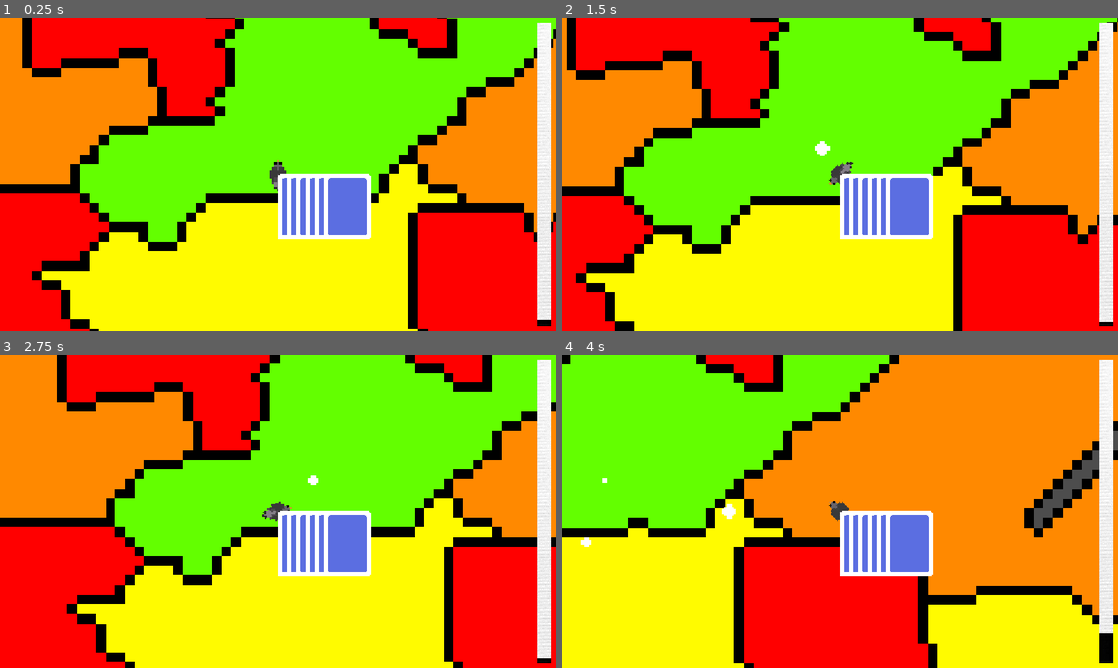
Above: before the commit, frames 1-4 (two rows, left to right).
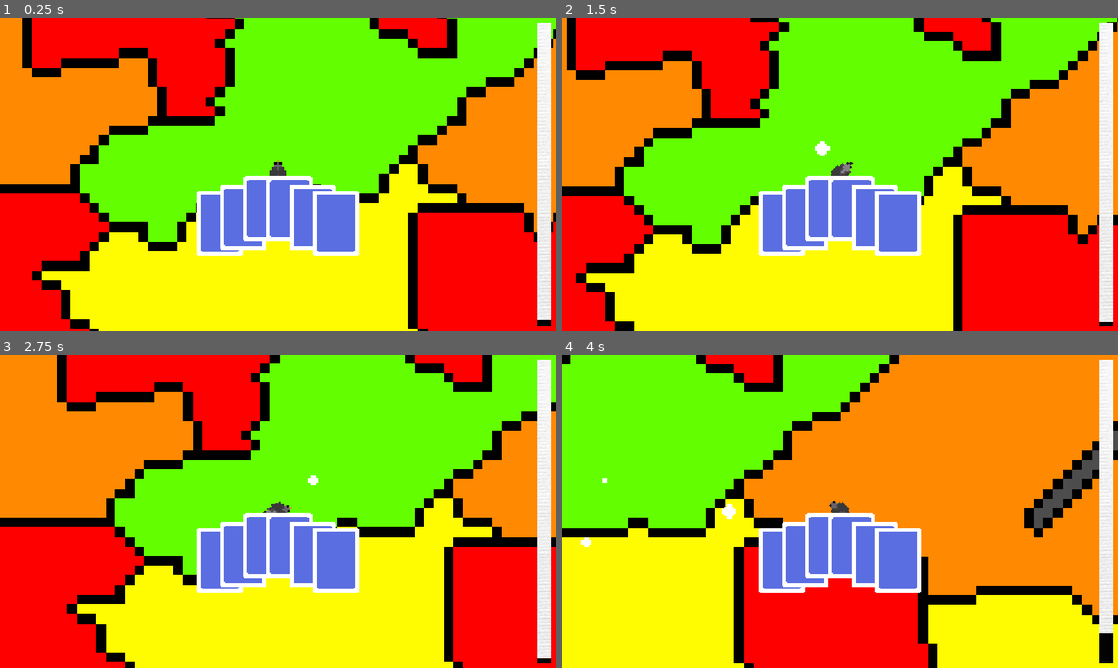
Above: after the commit, the same moments.

Repository: errorcodezero/horizons-nexus
Game: Godot game, scene res://scenes/main.tscn
The game is run twice, just before and just after one commit, with the same random seed, the same clock (stepped at 60 frames per second) and the same inputs.
Inputs (mouse positions are in pixels of both pictures, inside the frame that each line leads up to):
- Up to frame 1 (0.25 s): no input
- Up to frame 2 (1.5 s): move the mouse to (962, 158) at 0.52 s; hold D (Turn Right) 0.53-1.28 s; hold Space (Action) 0.53-1.28 s; move the mouse to (728, 190) at 1.27 s; hold S (Slow Down) from 1.28 s (still down); click (728, 190) at 1.35 s
- Up to frame 3 (2.75 s): move the mouse to (333, 442) at 2.02 s; release S (Slow Down) at 2.03 s; hold D (Turn Right) from 2.03 s (still down); hold Space (Action) from 2.03 s (still down)
- Up to frame 4 (4 s): move the mouse to (812, 574) at 2.77 s; release D (Turn Right) at 2.78 s; release Space (Action) at 2.78 s; hold Up (Speed Up) 2.78-3.53 s; click (812, 574) at 2.85 s; move the mouse to (1006, 558) at 3.52 s; hold A (Turn Left) from 3.53 s (still down); hold Space (Action) from 3.53 s (still down)

The runs differ from the first frame. In frame 1, 5.9% of the frame differs, in the area x 35-67%, y 49-76%; in frame 2, 5.9%; in frame 3, 5.9%; in frame 4, 5.9%.

Commit message:
Centered Cards

Diff:
--- a/project.godot
+++ b/project.godot
@@ -57,8 +57,7 @@
 }
 "Left Click"={
 "deadzone": 0.2,
-"events": [Object(InputEventMouseButton,"resource_local_to_scene":false,"resource_name":"","device":-1,"window_id":0,"alt_pressed":false,"shift_pressed":false,"ctrl_pressed":false,"meta_pressed":false,"button_mask":1,"position":Vector2(309, 18),"global_position":Vector2(318, 66),"factor":1.0,"button_index":1,"canceled":false,"pressed":true,"double_click":false,"script":null)
-]
+"events": []
 }
 
 [physics]
--- a/scenes/cards/card_holder.gd
+++ b/scenes/cards/card_holder.gd
@@ -2,7 +2,7 @@
 
 @export var spacingCurve: Curve
 @export var liftCurve: Curve
-@export var cardsOverlap: float = 0.2
+@export var cardsOverlap: float = 0.5
 
 var basePosition = position
 var mousePressed: bool
@@ -16,8 +16,11 @@
 		return
 	for cardIndex: int in range(cardsSize):
 		var card: CardBody = cards[cardIndex]
+		var ratio: float = 0.5 if cardsSize == 1 else float(cardIndex) / float(cardsSize - 1)
+		var lift: float = liftCurve.sample(ratio)
+		var cardDimentions: Vector2 = card.size * card.scale
 		card.z_index = cardIndex
-		card.position = basePosition + Vector2(cardIndex * card.size.x * card.scale.x * cardsOverlap, 0)
+		card.position = basePosition + Vector2(cardIndex * cardDimentions.x * cardsOverlap, 0.175 - lift * cardDimentions.y / 4) - Vector2(cardDimentions.x + (cardsOverlap * cardDimentions.x * (cardsSize - 1)), 0) / 2
 
 func _input(event: InputEvent) -> void:
 	if event.is_action_pressed("Left Click"):
--- a/scenes/cards/card_holder.tscn
+++ b/scenes/cards/card_holder.tscn
@@ -9,8 +9,8 @@
 metadata/_snap_enabled = true
 
 [sub_resource type="Curve" id="Curve_507wa"]
-_limits = [-1.0, 0.01, 0.0, 1.0]
-_data = [Vector2(0, -1), 0.0, 0.0, 0, 0, Vector2(0.505, 0.01), 0.0, 0.0, 0, 0, Vector2(1, -1), 0.0, 0.0, 0, 0]
+_limits = [-1.0, 0.0, 0.0, 1.0]
+_data = [Vector2(0, -1), 0.0, 0.0, 0, 0, Vector2(0.5, 0), 0.0, 0.0, 0, 0, Vector2(1, -1), 0.0, 0.0, 0, 0]
 point_count = 3
 
 [node name="cardHolder" type="Control" unique_id=701951526]
Not shown, added: assets/general-greg.png.import
